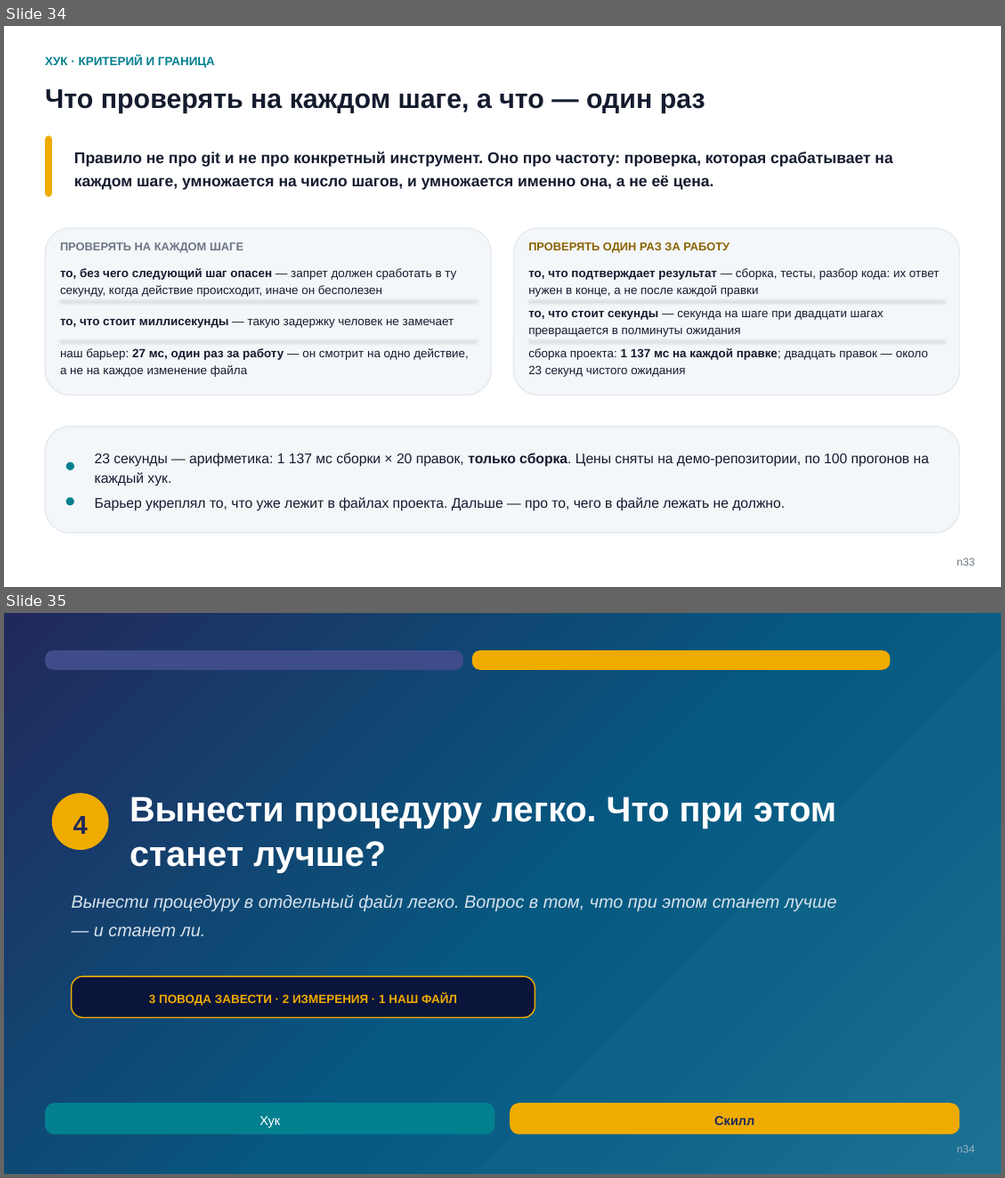
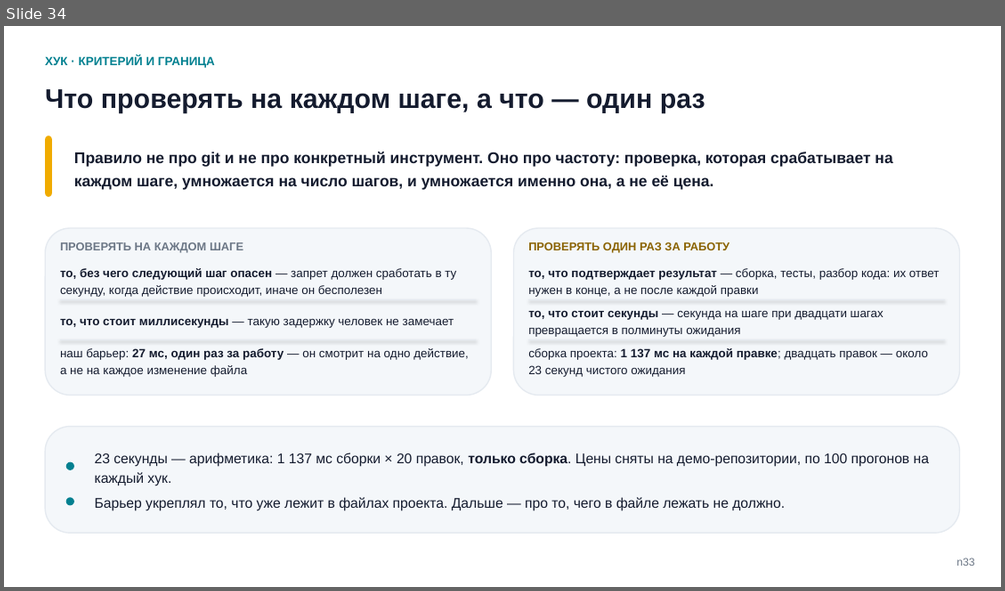
Before and after one commit to tellina-study/AI-usage-lessons, a slide deck: library/seminars/sem-05/rendered/sem-05.pptx. Shown one above the other, each under a label of ours: slides 34 and 35 before the commit, slide 34 after it. The pictures are 1005x1178 and 1005x591 pixels, drawn with LibreOffice and Linux fonts; fonts in the diff are those of the drawing. Boxes give left, top, right and bottom in pixels: in the first picture for what was removed or moved away, otherwise in the second. Text is boxed around its words. In the diff, an @@ line names an element or a change of style, - is before the commit and + after.

```diff
--- a/library/seminars/sem-05/rendered/sem-05.pptx
+++ b/library/seminars/sem-05/rendered/sem-05.pptx
@@ slide 35 removed at (x1=4, y1=613, x2=1001, y2=1174), background #FFFFFF @@
@@ rectangle removed at (x1=4, y1=613, x2=1001, y2=1174) @@
@@ rounded rectangle removed at (x1=45, y1=650, x2=463, y2=670) @@
@@ rounded rectangle removed at (x1=472, y1=650, x2=890, y2=670) @@
@@ ellipse removed at (x1=52, y1=793, x2=109, y2=850) @@
@@ text removed at (x1=129, y1=796, x2=836, y2=873) @@
-Вынести процедуру легко. Что при этом станет лучше?
@@ text removed at (x1=73, y1=816, x2=88, y2=834) @@
-4
@@ text removed at (x1=72, y1=894, x2=837, y2=936) @@
-Вынести процедуру в отдельный файл легко. Вопрос в том, что при этом станет лучше — и станет ли.
@@ rounded rectangle removed at (x1=72, y1=976, x2=535, y2=1018) @@
@@ text removed at (x1=149, y1=993, x2=457, y2=1005) @@
-3 ПОВОДА ЗАВЕСТИ · 2 ИЗМЕРЕНИЯ · 1 НАШ ФАЙЛ
@@ rounded rectangle removed at (x1=45, y1=1103, x2=494, y2=1135) @@
@@ text removed at (x1=259, y1=1116, x2=280, y2=1127) @@
-Хук
@@ rounded rectangle removed at (x1=510, y1=1103, x2=959, y2=1135) @@
@@ text removed at (x1=714, y1=1116, x2=754, y2=1125) @@
-Скилл
@@ text removed at (x1=956, y1=1144, x2=974, y2=1152) @@
-n34
```
Also in this commit, not shown: 5 slides changed, 1 slide added, 12 other files.
